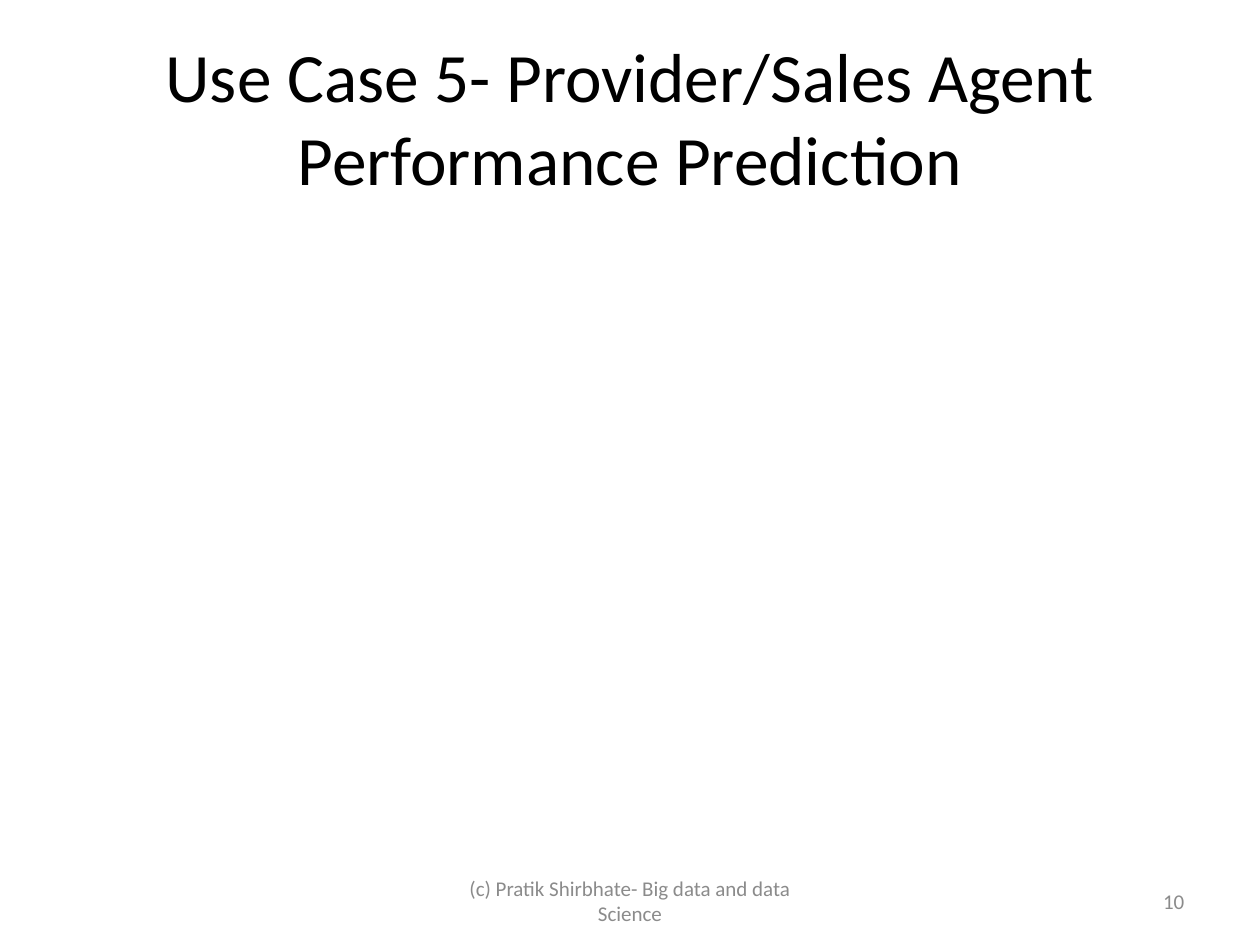
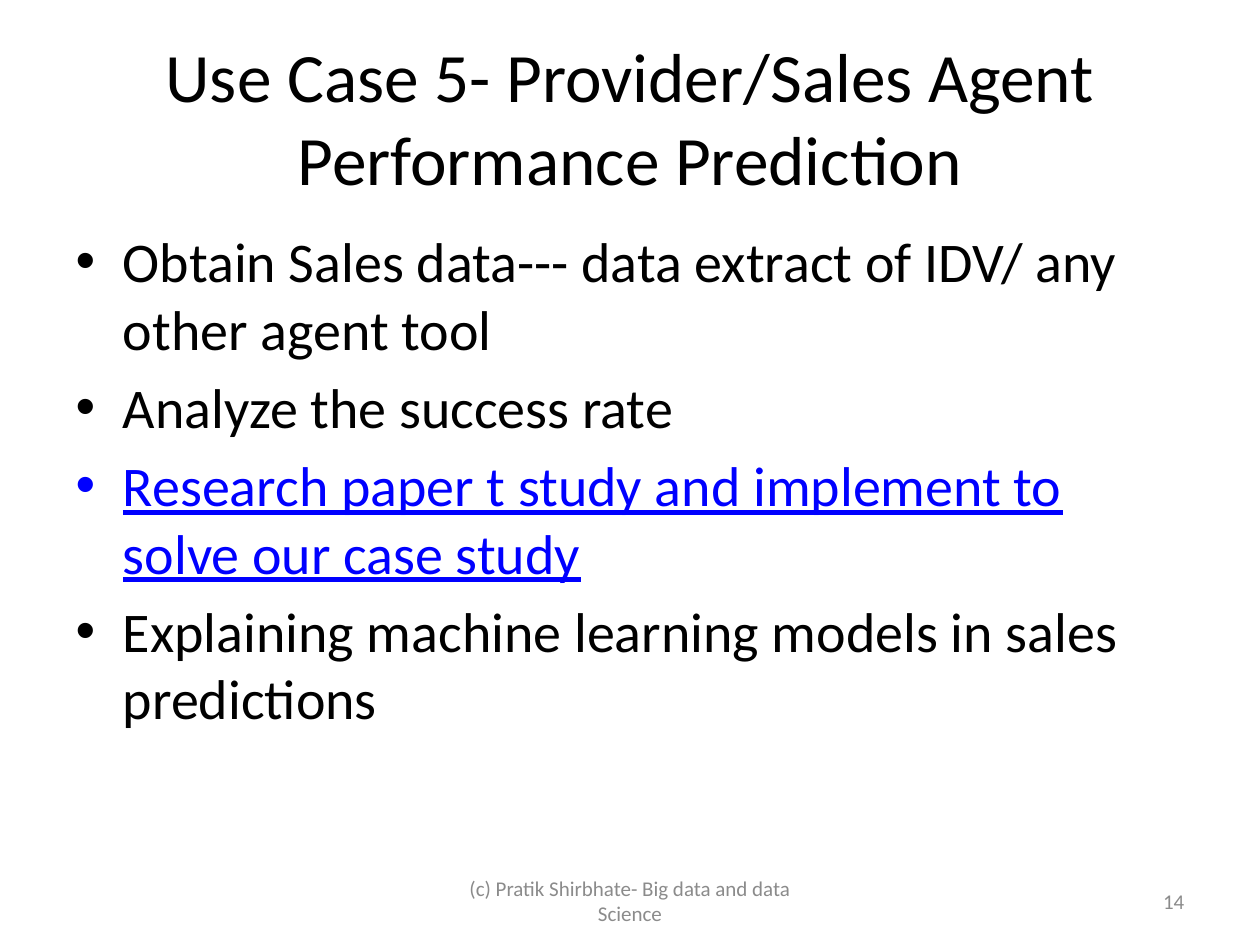
Before and after one commit to PRATIKSHIRBHATE/Cognizant, a slide deck: slide 14 of Humana-ML-Case Studies.pptx (slide 10 before the commit). Drawn at 1260x945 pixels with LibreOffice and Linux fonts; fonts in the diff are those of the drawing. Boxes give left, top, right and bottom in pixels: in the first picture for what was removed or moved away, otherwise in the second. Text is boxed around its words. In the diff, an @@ line names an element or a change of style, - is before the commit and + after.

Commit message:
Modified Slides of individual use cases
Added the links of the research papers relevant to use cases

```diff
--- a/Humana-ML-Case Studies.pptx
+++ b/Humana-ML-Case Studies.pptx
@@ text added at (123, 243, 1117, 728), 32 pt, text #000000 @@
+• Obtain Sales data--- data extract of IDV/ any other agent tool
+• Analyze the success rate
+• Research paper t study and implement to solve our case study
+• Explaining machine learning models in sales predictions
@@ page number at (1163, 895, 1184, 909): text changed @@
-10
+14
```
Also in this commit, not shown: 3 other slides changed, 4 slides added.
